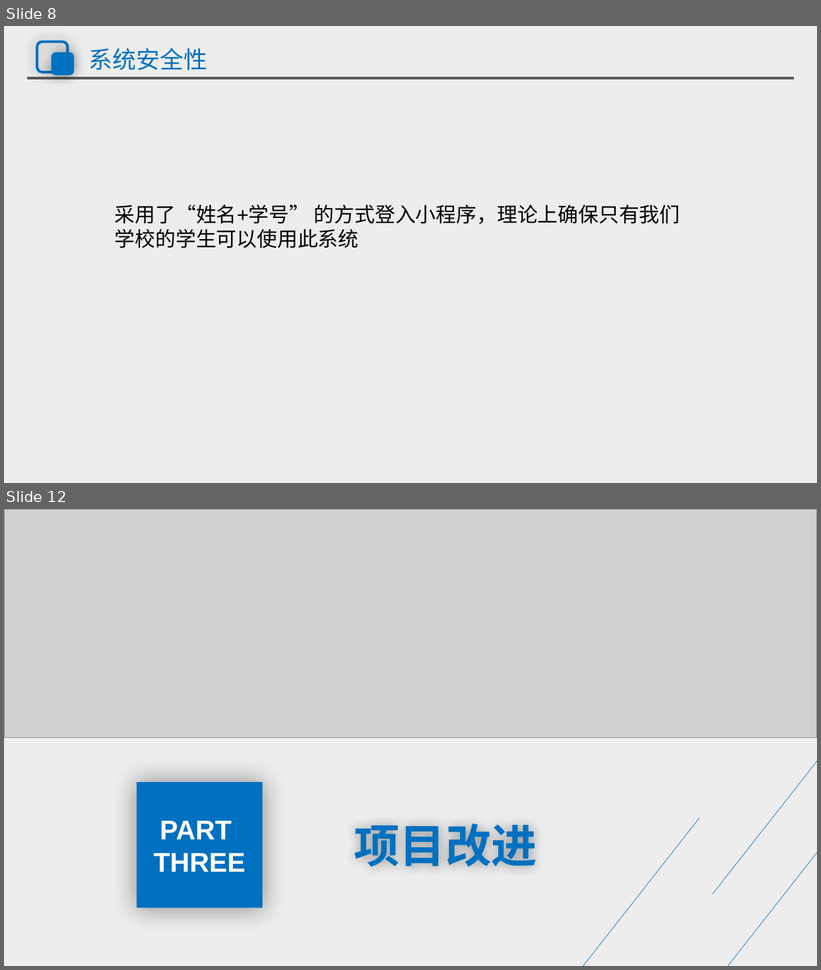
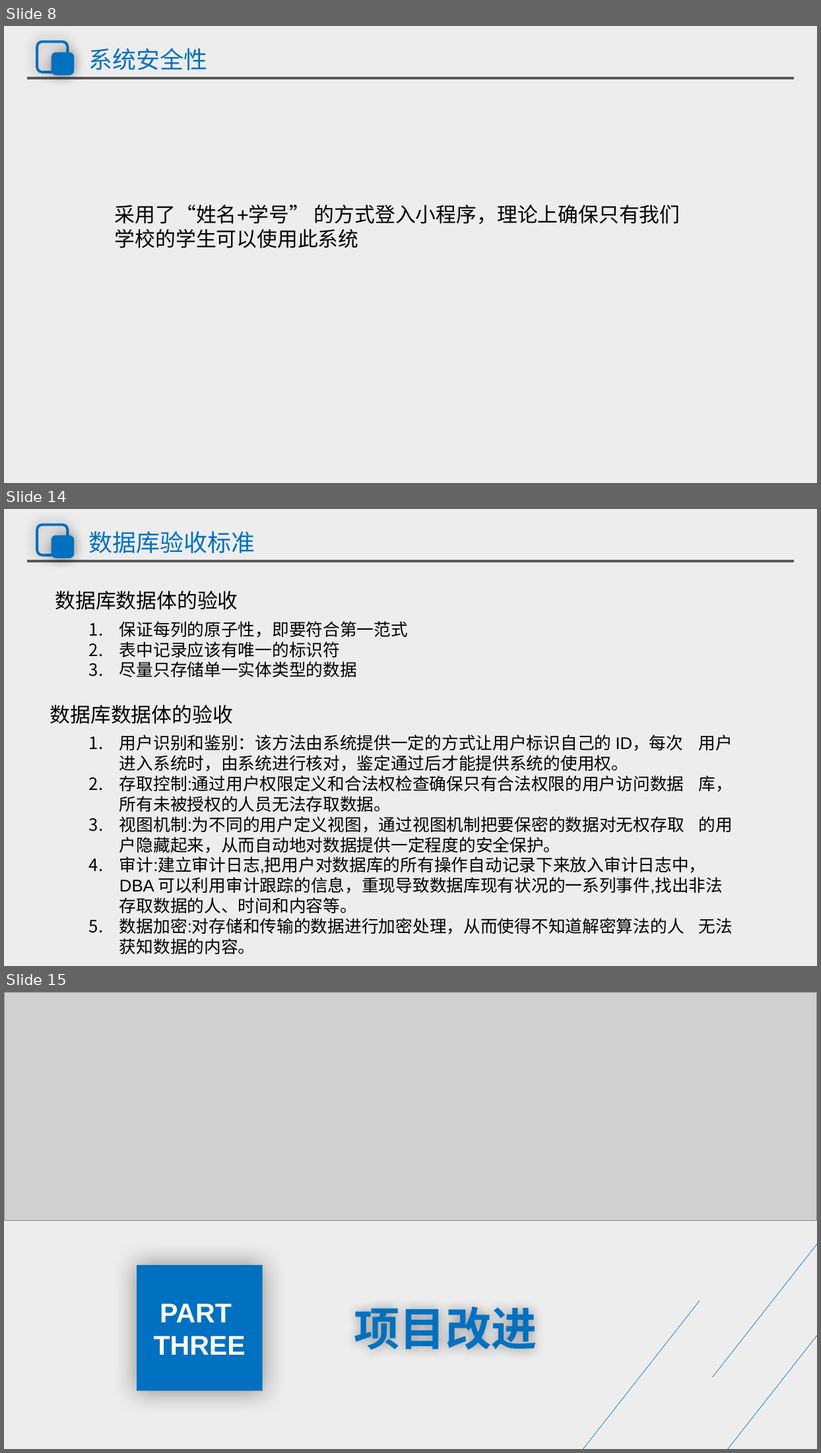
Before and after one commit to group21-sudo/practice_project, a slide deck: 座位检测预约系统_系统设计和数据库设计答辩.pptx. Shown one above the other, each under a label of ours: slides 8 and 12 before the commit, slides 8, 14 and 15 after it; the slides between them are not shown. The pictures are 821x970 and 821x1453 pixels, drawn with LibreOffice and Linux fonts; fonts in the diff are those of the drawing; grey boxes stand for pictures. Boxes give left, top, right and bottom in pixels: in the first picture for what was removed or moved away, otherwise in the second. Text is boxed around its words. In the diff, an @@ line names an element or a change of style, - is before the commit and + after.

```diff
--- a/座位检测预约系统_系统设计和数据库设计答辩.pptx
+++ b/座位检测预约系统_系统设计和数据库设计答辩.pptx
@@ slide 14 added at (x1=4, y1=509, x2=817, y2=966), background #FFFFFF; not listed: 4 template elements that a slide beside it also shows @@
@@ title added at (x1=89, y1=531, x2=255, y2=553), 28 pt, text #0070C0 @@
+数据库验收标准
@@ text added at (x1=55, y1=591, x2=238, y2=610), 24 pt, text #000000 @@
+数据库数据体的验收
@@ text added at (x1=120, y1=621, x2=408, y2=677), 20 pt, text #000000 @@
+1. 保证每列的原子性，即要符合第一范式
+2. 表中记录应该有唯一的标识符
+3. 尽量只存储单一实体类型的数据
@@ text added at (x1=50, y1=705, x2=233, y2=724), 24 pt, text #000000 @@
+数据库数据体的验收
@@ text added at (x1=120, y1=735, x2=733, y2=955), 20 pt, text #000000 @@
+1. 用户识别和鉴别：该方法由系统提供一定的方式让用户标识自己的 ID，每次 用户进入系统时，由系统进行核对，鉴定通过后才能提供系统的使用权。
+2. 存取控制:通过用户权限定义和合法权检查确保只有合法权限的用户访问数据 库，所有未被授权的人员无法存取数据。
+3. 视图机制:为不同的用户定义视图，通过视图机制把要保密的数据对无权存取 的用户隐藏起来，从而自动地对数据提供一定程度的安全保护。
+4. 审计:建立审计日志,把用户对数据库的所有操作自动记录下来放入审计日志中，DBA 可以利用审计跟踪的信息，重现导致数据库现有状况的一系列事件,找出非法存取数据的人、时间和内容等。
+5. 数据加密:对存储和传输的数据进行加密处理，从而使得不知道解密算法的人 无法获知数据的内容。
@@ what was slide 12 is now slide 15 @@
```
Also in this commit, not shown: 10 slides changed, 13 other slides added, 8 slides removed, 1 other file.
